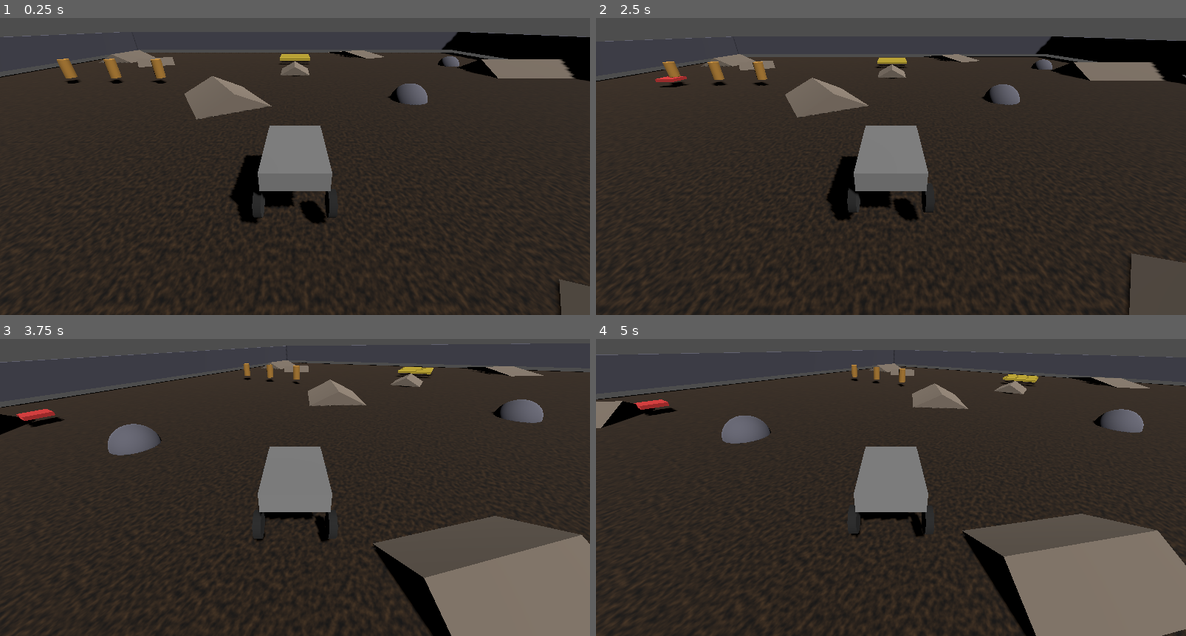
Above: before the commit, frames 1-4 (two rows, left to right).
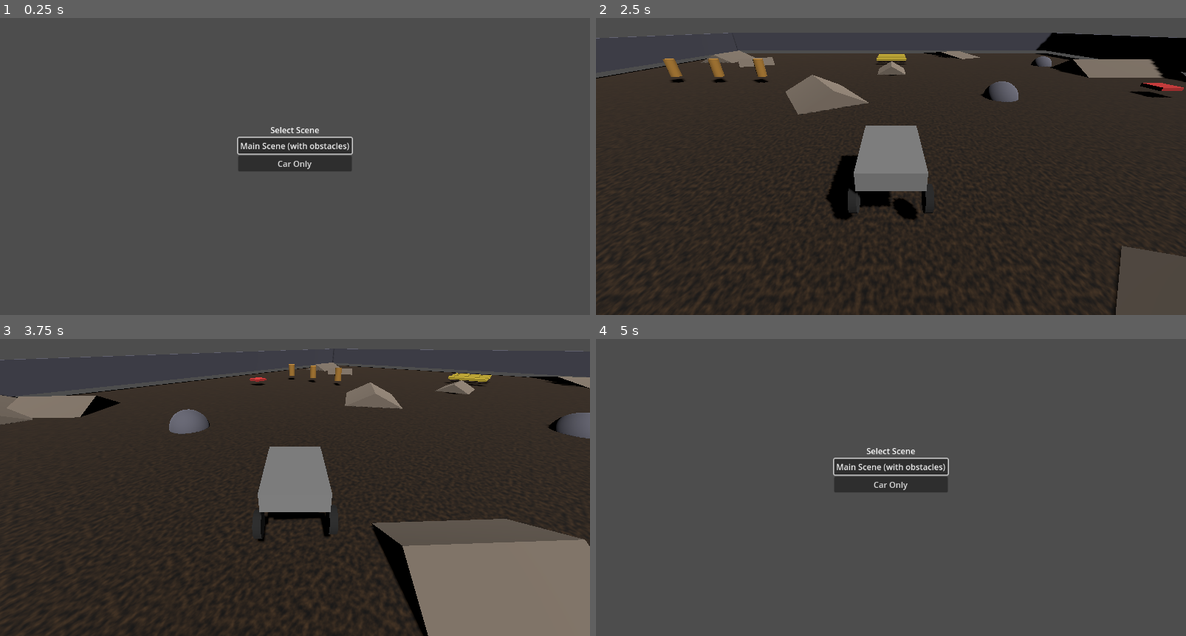
Above: after the commit, the same moments.

Repository: paul-asvb/godot-car-test
Game: Godot game, scene res://scenes/menu.tscn
Two runs of this game, one before a commit and one after it. Both use one fixed random seed, a clock stepped at 60 frames per second and the inputs below. Before the commit the project starts from res://scenes/main.tscn.
Inputs (mouse positions are in pixels of both pictures, inside the frame that each line leads up to):
- Up to frame 1 (0.25 s): no input
- Up to frame 2 (2.5 s): click (891, 145) at 0.5 s, where only the run after the commit has a clickable "Main Scene (with obstacles)"; hold Right (ui_right) 1.28-2.03 s; hold Down (ui_down) from 2.03 s (still down)
- Up to frame 3 (3.75 s): release Down (ui_down) at 2.78 s; hold Right (ui_right) 2.78-3.53 s; hold Up (ui_up) from 3.53 s (still down)
- Up to frame 4 (5 s): release Up (ui_up) at 4.28 s; hold Left (ui_left) from 4.28 s (still down); tap Escape (ui_cancel) at 4.9 s

The runs differ from the first frame. In frame 1, 87% of the frame differs, in the area x 0-100%, y 4-100%; in frame 2, 5.1%; in frame 3, 11%; in frame 4, 83%.

Commit message:
feat: test car only

Diff:
--- a/entities/car/car.gd
+++ b/entities/car/car.gd
@@ -2,9 +2,10 @@
 
 # Suspension parameters
 const SPRING_STRENGTH = 200.0
-const SPRING_DAMPING = 15.0
+const SPRING_DAMPING = 40.0
 const REST_LENGTH = 0.6
 const WHEEL_RADIUS = 0.35
+const WHEEL_SMOOTH_SPEED = 20.0
 
 # Drive parameters
 const ENGINE_FORCE = 40.0
@@ -31,6 +32,10 @@
 	$WheelRL/WheelMeshRL,
 	$WheelRR/WheelMeshRR
 ]
+
+func _input(event):
+	if event.is_action_pressed("ui_cancel"):
+		get_tree().change_scene_to_file("res://scenes/menu.tscn")
 
 func _physics_process(delta):
 	var steer_input = 0.0
@@ -65,9 +70,10 @@
 		var distance = wheel_pos.distance_to(contact_point)
 		var compression = ray_length - distance
 
-		# Update wheel mesh position based on suspension compression
+		# Update wheel mesh position based on suspension compression (smoothed)
 		var wheel_y = -(distance - WHEEL_RADIUS)
-		wheel_mesh.position.y = clamp(wheel_y, -REST_LENGTH, 0)
+		var target_y = clamp(wheel_y, -REST_LENGTH, 0)
+		wheel_mesh.position.y = lerp(wheel_mesh.position.y, target_y, WHEEL_SMOOTH_SPEED * delta)
 
 		if compression > 0:
 			var wheel_velocity = get_point_velocity(wheel_pos)
--- a/project.godot
+++ b/project.godot
@@ -11,7 +11,7 @@
 [application]
 
 config/name="Godot Car Test"
-run/main_scene="res://scenes/main.tscn"
+run/main_scene="res://scenes/menu.tscn"
 config/features=PackedStringArray("4.5", "Forward Plus")
 
 [dotnet]
--- /dev/null
+++ b/scenes/car_only.tscn
@@ -0,0 +1,94 @@
+[gd_scene load_steps=10 format=3 uid="uid://caronly"]
+
+[ext_resource type="Script" uid="uid://gnoim1r0spgm" path="res://entities/car/car.gd" id="1_car"]
+
+[sub_resource type="StandardMaterial3D" id="StandardMaterial3D_ground"]
+albedo_color = Color(0.35, 0.25, 0.15, 1)
+
+[sub_resource type="PlaneMesh" id="PlaneMesh_ground"]
+material = SubResource("StandardMaterial3D_ground")
+size = Vector2(60, 80)
+
+[sub_resource type="BoxShape3D" id="BoxShape3D_ground"]
+size = Vector3(60, 1, 80)
+
+[sub_resource type="BoxMesh" id="BoxMesh_car"]
+size = Vector3(1.6, 0.5, 2.5)
+
+[sub_resource type="BoxShape3D" id="BoxShape3D_car"]
+size = Vector3(1.6, 0.5, 2.5)
+
+[sub_resource type="CylinderMesh" id="CylinderMesh_wheel"]
+top_radius = 0.35
+bottom_radius = 0.35
+height = 0.2
+
+[sub_resource type="StandardMaterial3D" id="StandardMaterial3D_wheel"]
+albedo_color = Color(0.15, 0.15, 0.15, 1)
+
+[node name="CarOnly" type="Node3D"]
+
+[node name="DirectionalLight3D" type="DirectionalLight3D" parent="."]
+transform = Transform3D(0.707107, -0.5, 0.5, 0, 0.707107, 0.707107, -0.707107, -0.5, 0.5, 0, 10, 0)
+shadow_enabled = true
+
+[node name="Ground" type="StaticBody3D" parent="."]
+transform = Transform3D(1, 0, 0, 0, 1, 0, 0, 0, 1, 0, -0.5, 0)
+
+[node name="MeshInstance3D" type="MeshInstance3D" parent="Ground"]
+mesh = SubResource("PlaneMesh_ground")
+
+[node name="CollisionShape3D" type="CollisionShape3D" parent="Ground"]
+shape = SubResource("BoxShape3D_ground")
+
+[node name="Car" type="RigidBody3D" parent="."]
+transform = Transform3D(1, 0, 0, 0, 1, 0, 0, 0, 1, 0, 1, 0)
+mass = 10.0
+center_of_mass_mode = 1
+center_of_mass = Vector3(0, -0.5, 0)
+script = ExtResource("1_car")
+
+[node name="MeshInstance3D" type="MeshInstance3D" parent="Car"]
+mesh = SubResource("BoxMesh_car")
+
+[node name="CollisionShape3D" type="CollisionShape3D" parent="Car"]
+shape = SubResource("BoxShape3D_car")
+
+[node name="Camera3D" type="Camera3D" parent="Car"]
+transform = Transform3D(1, 0, 0, 0, 0.866025, 0.5, 0, -0.5, 0.866025, 0, 3, 5)
+
+[node name="WheelFL" type="RayCast3D" parent="Car"]
+transform = Transform3D(1, 0, 0, 0, 1, 0, 0, 0, 1, -0.9, -0.25, -1.0)
+target_position = Vector3(0, -0.8, 0)
+
+[node name="WheelMeshFL" type="MeshInstance3D" parent="Car/WheelFL"]
+transform = Transform3D(0, 1, 0, -1, 0, 0, 0, 0, 1, 0, 0, 0)
+mesh = SubResource("CylinderMesh_wheel")
+surface_material_override/0 = SubResource("StandardMaterial3D_wheel")
+
+[node name="WheelFR" type="RayCast3D" parent="Car"]
+transform = Transform3D(1, 0, 0, 0, 1, 0, 0, 0, 1, 0.9, -0.25, -1.0)
+target_position = Vector3(0, -0.8, 0)
+
+[node name="WheelMeshFR" type="MeshInstance3D" parent="Car/WheelFR"]
+transform = Transform3D(0, 1, 0, -1, 0, 0, 0, 0, 1, 0, 0, 0)
+mesh = SubResource("CylinderMesh_wheel")
+surface_material_override/0 = SubResource("StandardMaterial3D_wheel")
+
+[node name="WheelRL" type="RayCast3D" parent="Car"]
+transform = Transform3D(1, 0, 0, 0, 1, 0, 0, 0, 1, -0.9, -0.25, 1.0)
+target_position = Vector3(0, -0.8, 0)
+
+[node name="WheelMeshRL" type="MeshInstance3D" parent="Car/WheelRL"]
+transform = Transform3D(0, 1, 0, -1, 0, 0, 0, 0, 1, 0, 0, 0)
+mesh = SubResource("CylinderMesh_wheel")
+surface_material_override/0 = SubResource("StandardMaterial3D_wheel")
+
+[node name="WheelRR" type="RayCast3D" parent="Car"]
+transform = Transform3D(1, 0, 0, 0, 1, 0, 0, 0, 1, 0.9, -0.25, 1.0)
+target_position = Vector3(0, -0.8, 0)
+
+[node name="WheelMeshRR" type="MeshInstance3D" parent="Car/WheelRR"]
+transform = Transform3D(0, 1, 0, -1, 0, 0, 0, 0, 1, 0, 0, 0)
+mesh = SubResource("CylinderMesh_wheel")
+surface_material_override/0 = SubResource("StandardMaterial3D_wheel")
--- /dev/null
+++ b/scenes/menu.tscn
@@ -0,0 +1,53 @@
+[gd_scene load_steps=2 format=3 uid="uid://menuscene"]
+
+[sub_resource type="GDScript" id="GDScript_menu"]
+script/source = "extends Control
+
+func _ready():
+	$VBoxContainer/MainSceneButton.grab_focus()
+
+func _on_main_scene_button_pressed():
+	get_tree().change_scene_to_file(\"res://scenes/main.tscn\")
+
+func _on_car_only_button_pressed():
+	get_tree().change_scene_to_file(\"res://scenes/car_only.tscn\")
+"
+
+[node name="Menu" type="Control"]
+layout_mode = 3
+anchors_preset = 15
+anchor_right = 1.0
+anchor_bottom = 1.0
+grow_horizontal = 2
+grow_vertical = 2
+script = SubResource("GDScript_menu")
+
+[node name="VBoxContainer" type="VBoxContainer" parent="."]
+layout_mode = 1
+anchors_preset = 8
+anchor_left = 0.5
+anchor_top = 0.5
+anchor_right = 0.5
+anchor_bottom = 0.5
+offset_left = -100.0
+offset_top = -50.0
+offset_right = 100.0
+offset_bottom = 50.0
+grow_horizontal = 2
+grow_vertical = 2
+
+[node name="Label" type="Label" parent="VBoxContainer"]
+layout_mode = 2
+text = "Select Scene"
+horizontal_alignment = 1
+
+[node name="MainSceneButton" type="Button" parent="VBoxContainer"]
+layout_mode = 2
+text = "Main Scene (with obstacles)"
+
+[node name="CarOnlyButton" type="Button" parent="VBoxContainer"]
+layout_mode = 2
+text = "Car Only"
+
+[connection signal="pressed" from="VBoxContainer/MainSceneButton" to="." method="_on_main_scene_button_pressed"]
+[connection signal="pressed" from="VBoxContainer/CarOnlyButton" to="." method="_on_car_only_button_pressed"]
